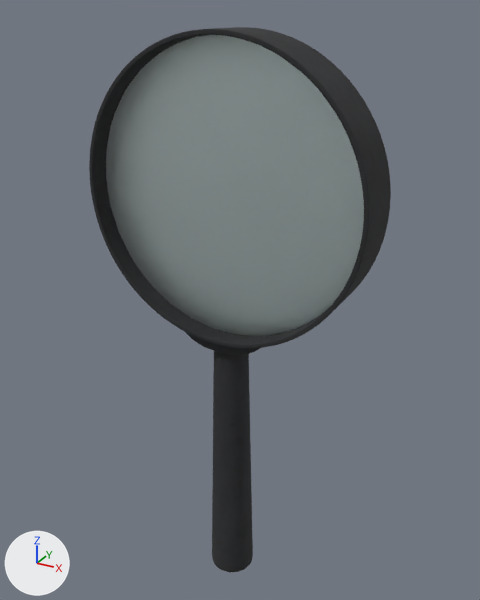
A saved change to the glTF model assets/models/lib/magnifying_glass_01.glb.
Both versions are drawn from a 50 mm camera at (0.138, -0.243, 0.279) aimed at (0.0, 0.009, 0.153). The lights are fixed; the arrows at lower left show +X, +Y and +Z. The older version comes first.

Objects in the first picture: 'magnifying_glass_01', 'magnifying_glass_01_lense'.
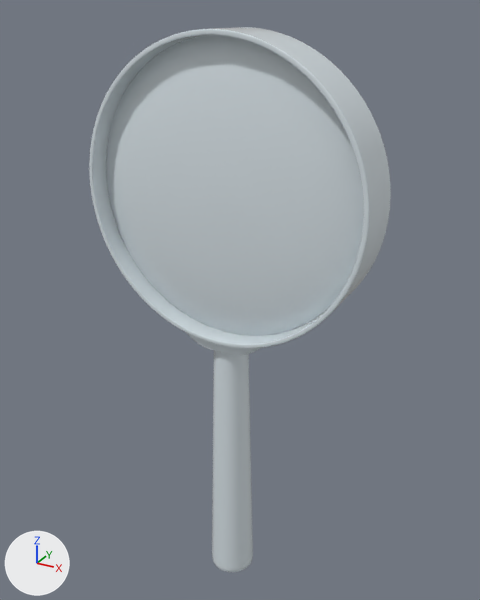
Where the change shows, as pixel boxes (x1, y1, x2, y2) in the pictures (480 x 600 px):
```json
{"object": "magnifying_glass_01_lense", "change": "surface changed", "before": [106, 35, 364, 336], "after": [106, 35, 364, 336]}
{"object": "magnifying_glass_01", "change": "surface changed", "before": [89, 27, 391, 572], "after": [89, 27, 391, 572]}
```

Scene script edits in JSON lines:
```json
{"op": "remove", "block": "mat_magnifying_glass_01", "code": "mat_magnifying_glass_01.texture = img_image_0"}
{"op": "add", "block": "mat_magnifying_glass_01", "code": "mat_magnifying_glass_01.base_color = (0.711, 0.787, 0.828)  # white #dbe5eb"}
{"op": "set", "path": "mat_magnifying_glass_01.roughness", "old": "1.0", "new": "0.08"}
{"op": "remove", "block": "mat_magnifying_glass_01_lense", "code": "mat_magnifying_glass_01_lense.transmission_weight = 1.0"}
{"op": "set", "path": "mat_magnifying_glass_01_lense.roughness", "old": "1.0", "new": "0.08"}
```
